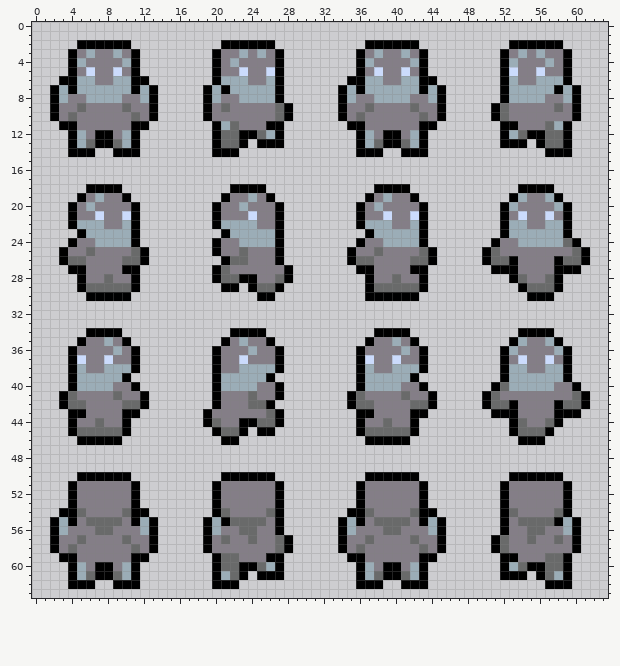
A pixel-art file gets an edit: data/textures/first-boss.aseprite. The first picture shows the starting point.
64x64 pixels, 1 frame.
After the commit:
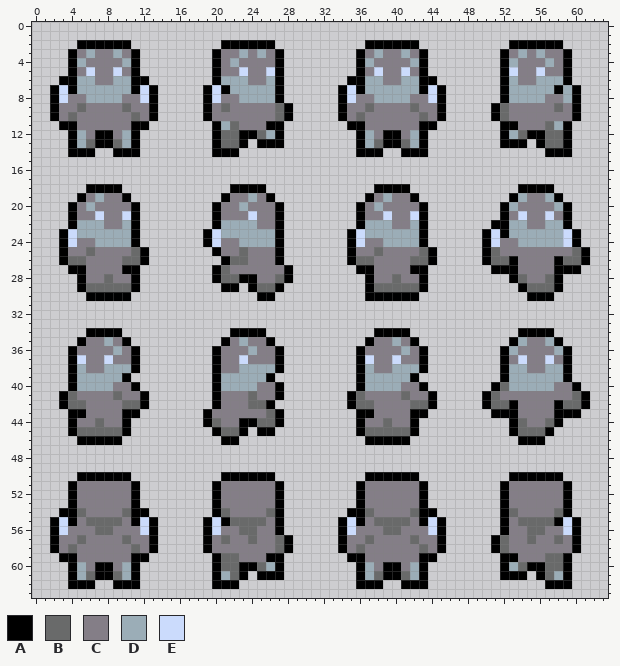
Palette (. is transparent): A #000000  B #696a6a  C #847e87  D #9badb7  E #cbdbfc
Edits made:
@@ x 0..63 @@
  6 ...AADDCCDDAA.......ADDDCCDA.......AADDCCDDAA.......ADCCDDDA....
- 7 ..ADADDDDDDADA.....ADADDDDDA......ADADDDDDDADA......ADDDDDADA...
- 8 ..ADCCDDDDCCDA.....ADCCDDDDA......ADCCDDDDCCDA......ADDDDCCDA...
+ 7 ..AEADDDDDDAEA.....AEADDDDDA......AEADDDDDDAEA......ADDDDDADA...
+ 8 ..AECCDDDDCCEA.....AECCDDDDA......AECCDDDDCCEA......ADDDDCCDA...
  9 ..ACCBCCCCBCCA.....ACBCCCCCBA.....ACCBCCCCBCCA.....ABCCCCCBCA...
@@ x 0..63 @@
 21 ....ACCECCEA........ACCCECCA........ACCECCEA........ACECCECA....
-22 ....ADDDCCDA........ADDDDCCA........ADDDCCDA........ADDCCDDA....
-23 .....ADDDDDA.........ADDDDDA.........ADDDDDA........ADDDDDDA....
-24 ....ACCDDDDA........ACCDDDDA........ACCDDDDA.......ACCDDDDDBA...
+22 ....ADDDCCDA........ADDDDCCA........ADDDCCDA.......AADDCCDDA....
+23 ...AEDDDDDDA.......AEDDDDDDA.......AEDDDDDDA......AEADDDDDDEA...
+24 ...AECCDDDDA.......AECCDDDDA.......AECCDDDDA......AECCDDDDDEA...
 25 ...ACCBCCCCBA.......ACCBCCCA.......ACCBCCCCBA.....ABCCCCCCCCBA..
@@ x 0..63 @@
 54 ...AABCCCCBAA.......ABCCCCBA.......AABCCCCBAA.......ABCCCCBA....
-55 ..ADACBBBBCADA.....ADABBBBCA......ADACBBBBCADA......ACBBBBADA...
-56 ..ADCCCBBCCCDA.....ADCCBBCCA......ADCCCBBCCCDA......ACCBBCCDA...
+55 ..AEACBBBBCAEA.....AEABBBBCA......AEACBBBBCAEA......ACBBBBAEA...
+56 ..AECCCBBCCCEA.....AECCBBCCA......AECCCBBCCCEA......ACCBBCCEA...
 57 ..ACCBCCCCBCCA.....ACBCCBCCBA.....ACCBCCCCBCCA.....ABCCBCCBCA...
